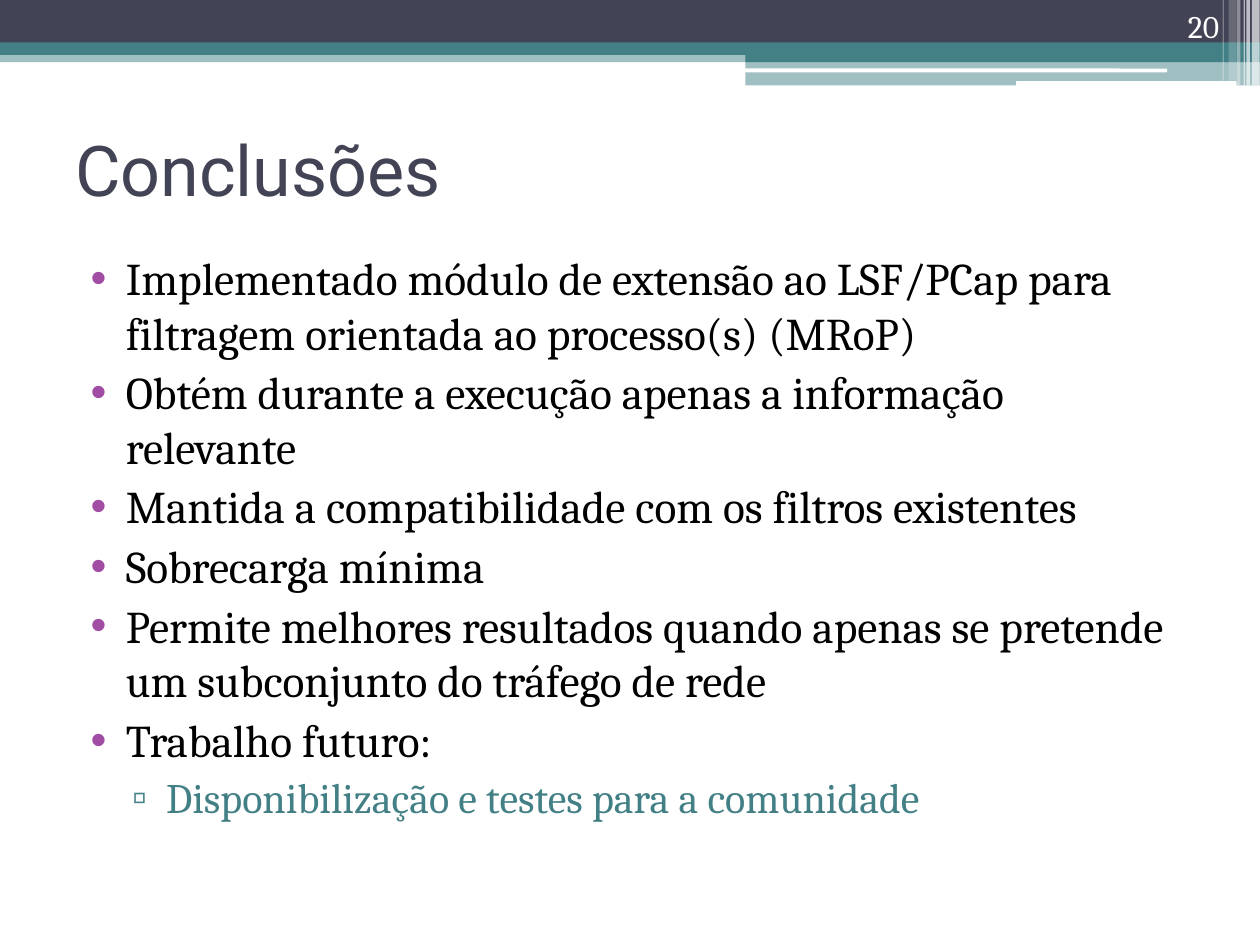
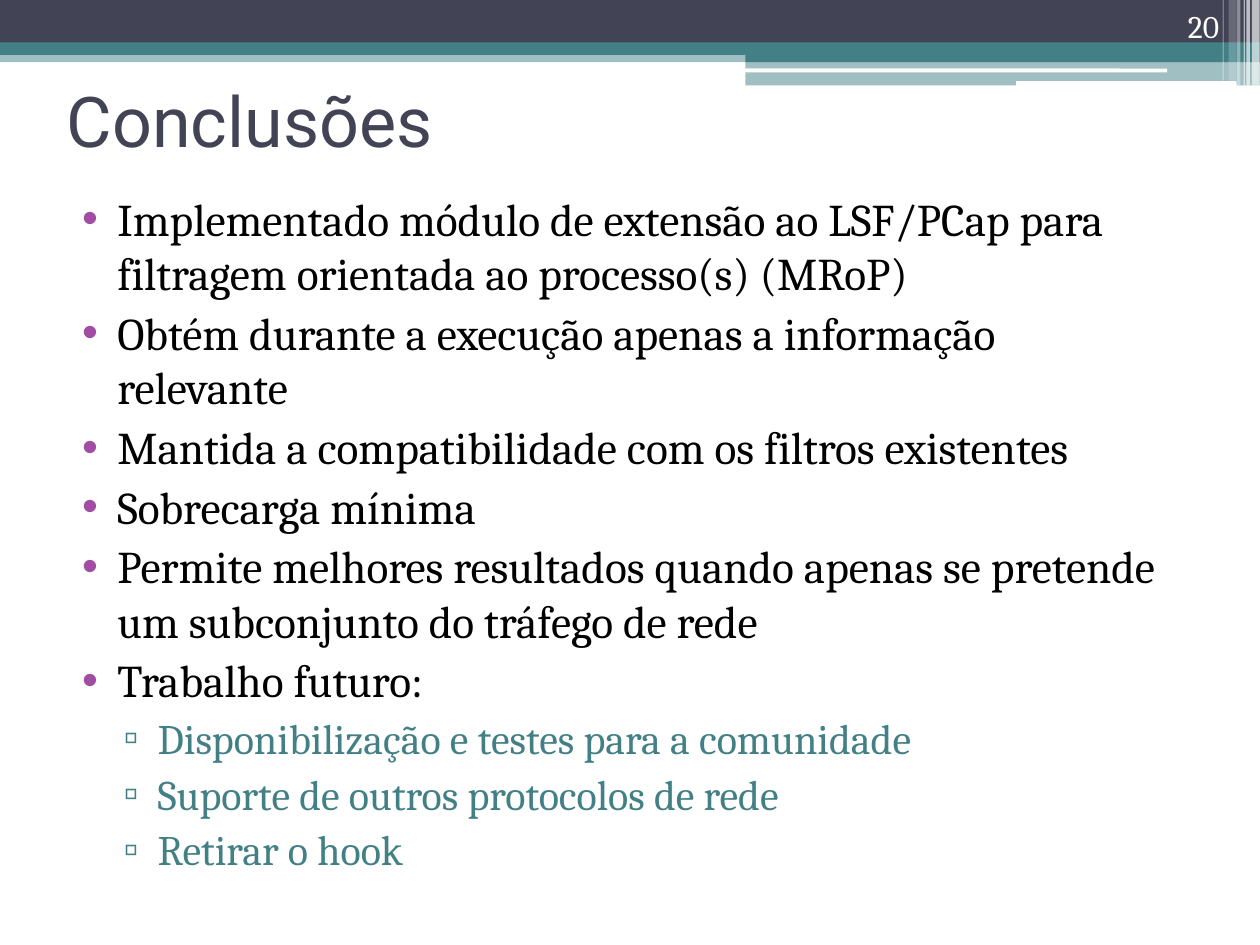
Before and after one commit to nunogmartins/cap_dissertation, a slide deck: slide 20 of doc/apresentacao_dissertacao.pptx. Drawn at 1260x945 pixels with LibreOffice and Linux fonts; fonts in the diff are those of the drawing. Boxes give left, top, right and bottom in pixels: in the first picture for what was removed or moved away, otherwise in the second. Text is boxed around its words. In the diff, an @@ line names an element or a change of style, - is before the commit and + after.

```diff
--- a/doc/apresentacao_dissertacao.pptx
+++ b/doc/apresentacao_dissertacao.pptx
@@ title "Conclusões": place and size @@
-title "Conclusões" at (75, 143, 440, 197)
+title "Conclusões" at (67, 94, 432, 148)
@@ text "Implementado módulo de extensão ao ...": place and size @@
-text "Implementado módulo de extensão ao ..." at (126, 263, 1163, 822)
+text "Implementado módulo de extensão ao ..." at (117, 204, 1155, 866)
@@ text at (158, 781, 779, 866): paragraphs added @@
+  ▫ Suporte de outros protocolos de rede
+  ▫ Retirar o hook
```
Also in this commit, not shown: 3 other slides changed.
